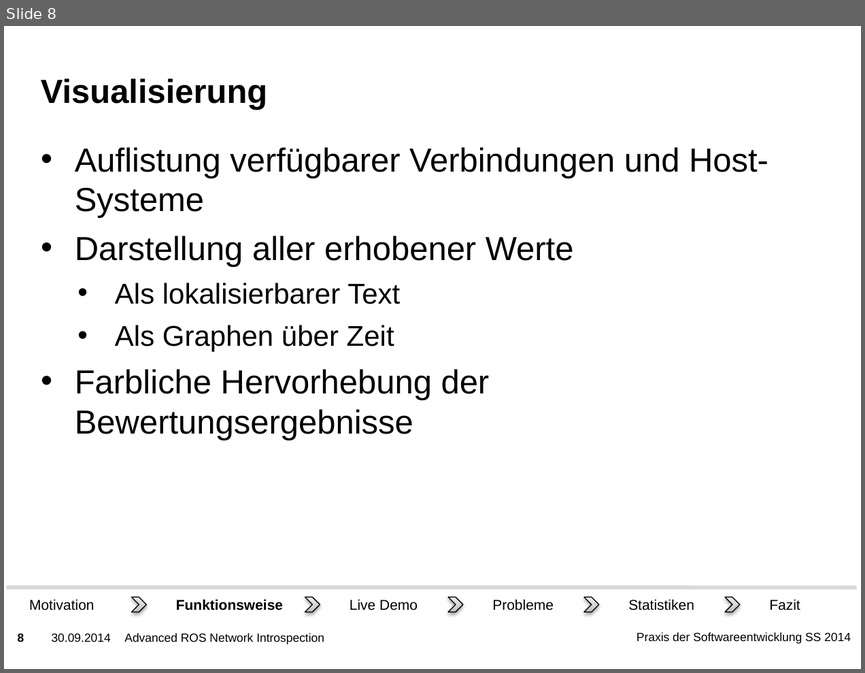
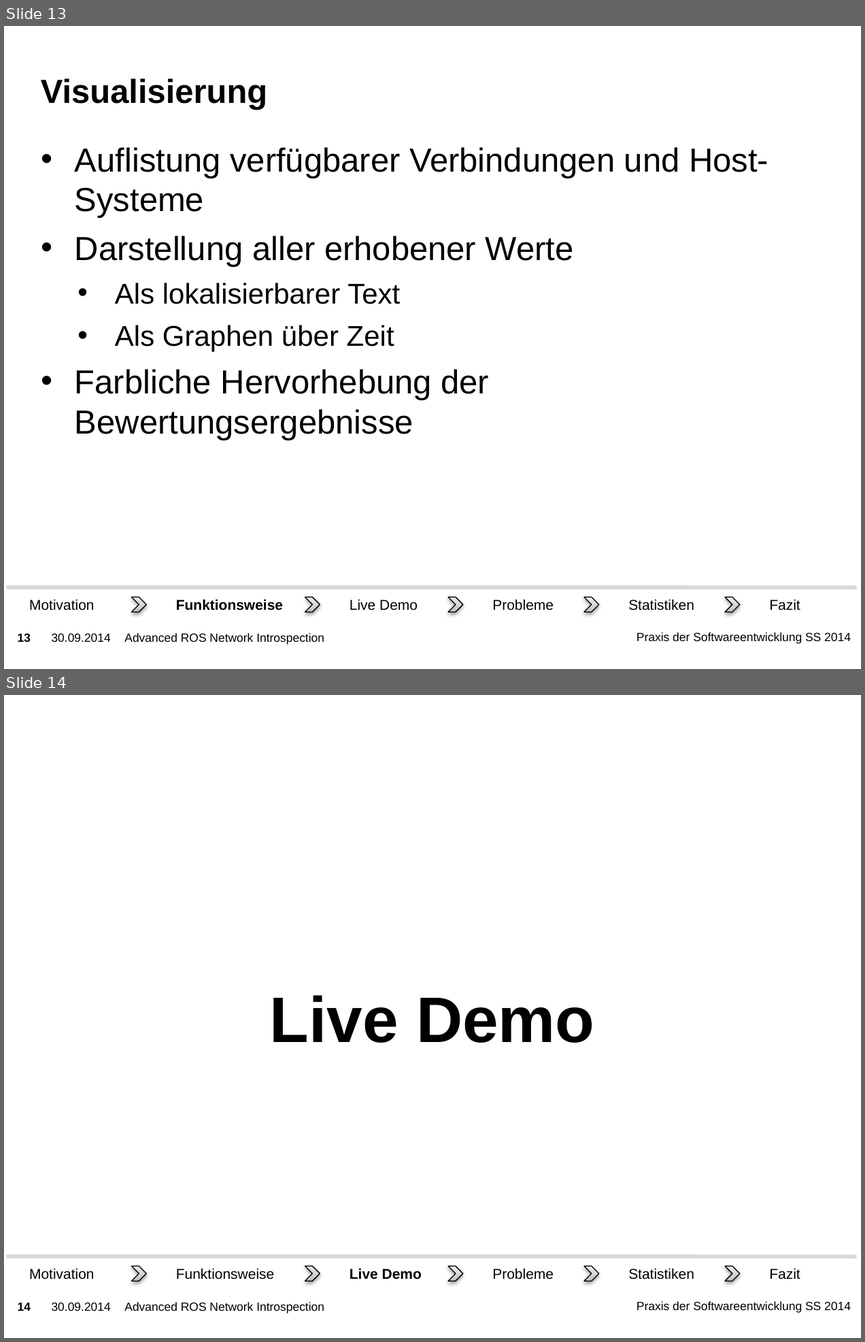
Before and after one commit to ROS-PSE/Documents, a slide deck: Präsentation/Präsentation.pptx. Shown one above the other, each under a label of ours: slide 8 before the commit, slides 13 and 14 after it. The pictures are 865x673 and 865x1342 pixels, drawn with LibreOffice and Linux fonts; fonts in the diff are those of the drawing; background and template pictures are left out. Boxes give left, top, right and bottom in pixels: in the first picture for what was removed or moved away, otherwise in the second. Text is boxed around its words. In the diff, an @@ line names an element or a change of style, - is before the commit and + after.

```diff
--- a/Präsentation/Präsentation.pptx
+++ b/Präsentation/Präsentation.pptx
@@ slide 14 added at bbox=[4, 695, 861, 1338], background picture (left out); not listed: 3 template elements that a slide beside it also shows @@
@@ title added at bbox=[270, 995, 594, 1042], 54 pt, text #000000, bold @@
+Live Demo
@@ group added at bbox=[7, 1256, 857, 1286]: 6 rectangles, 5 chevrons, 1 line @@
+Funktionsweise
+Statistiken
+Live Demo
+Fazit
+Motivation
+Probleme
@@ text added at bbox=[124, 1302, 324, 1313], 10 pt, text #000000 @@
+Advanced ROS Network Introspection
@@ what was slide 8 is now slide 13 @@
@@ page number at bbox=[18, 633, 31, 641]: text changed @@
-8
+13
```
Also in this commit, not shown: 11 other slides added, 2 other files.
